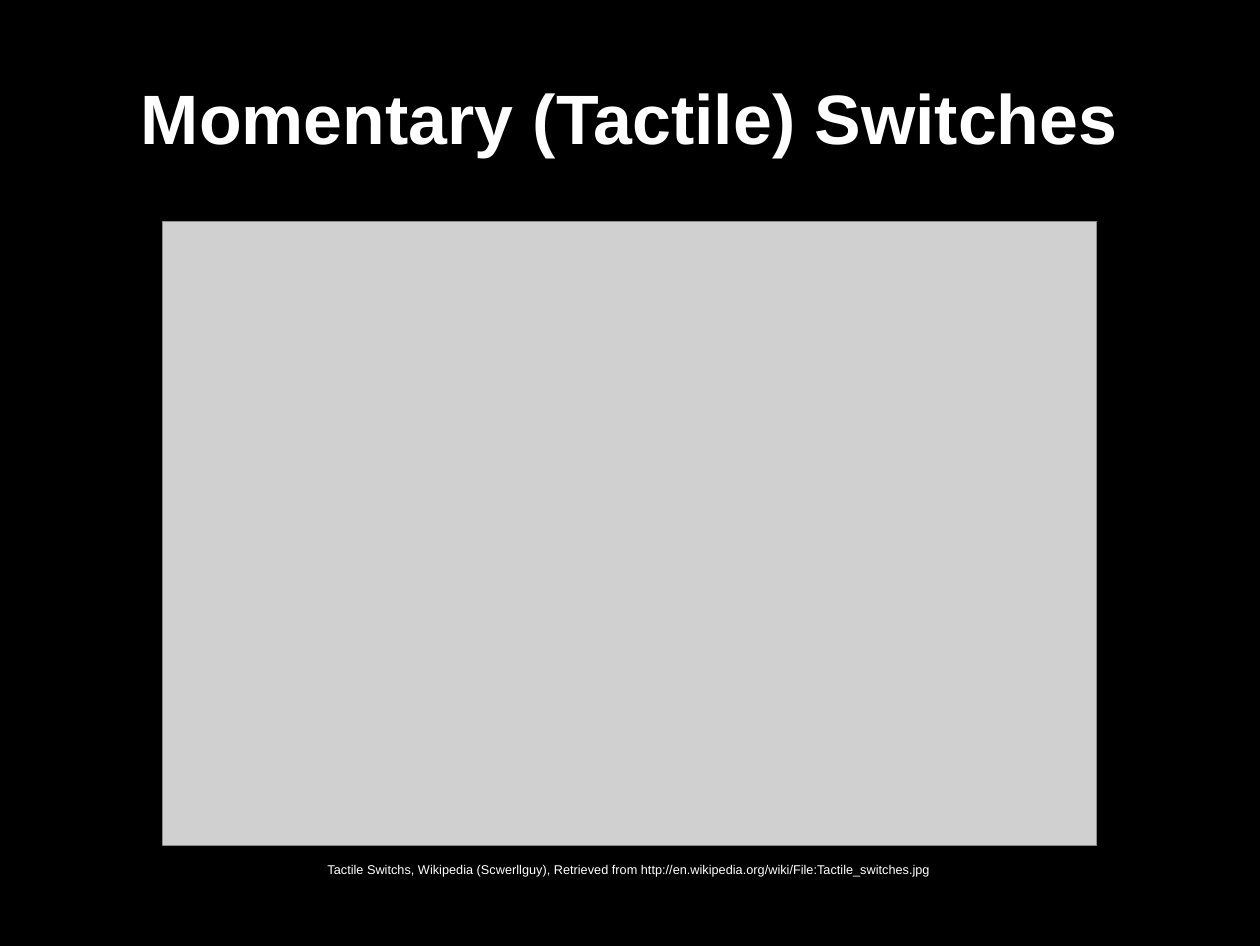
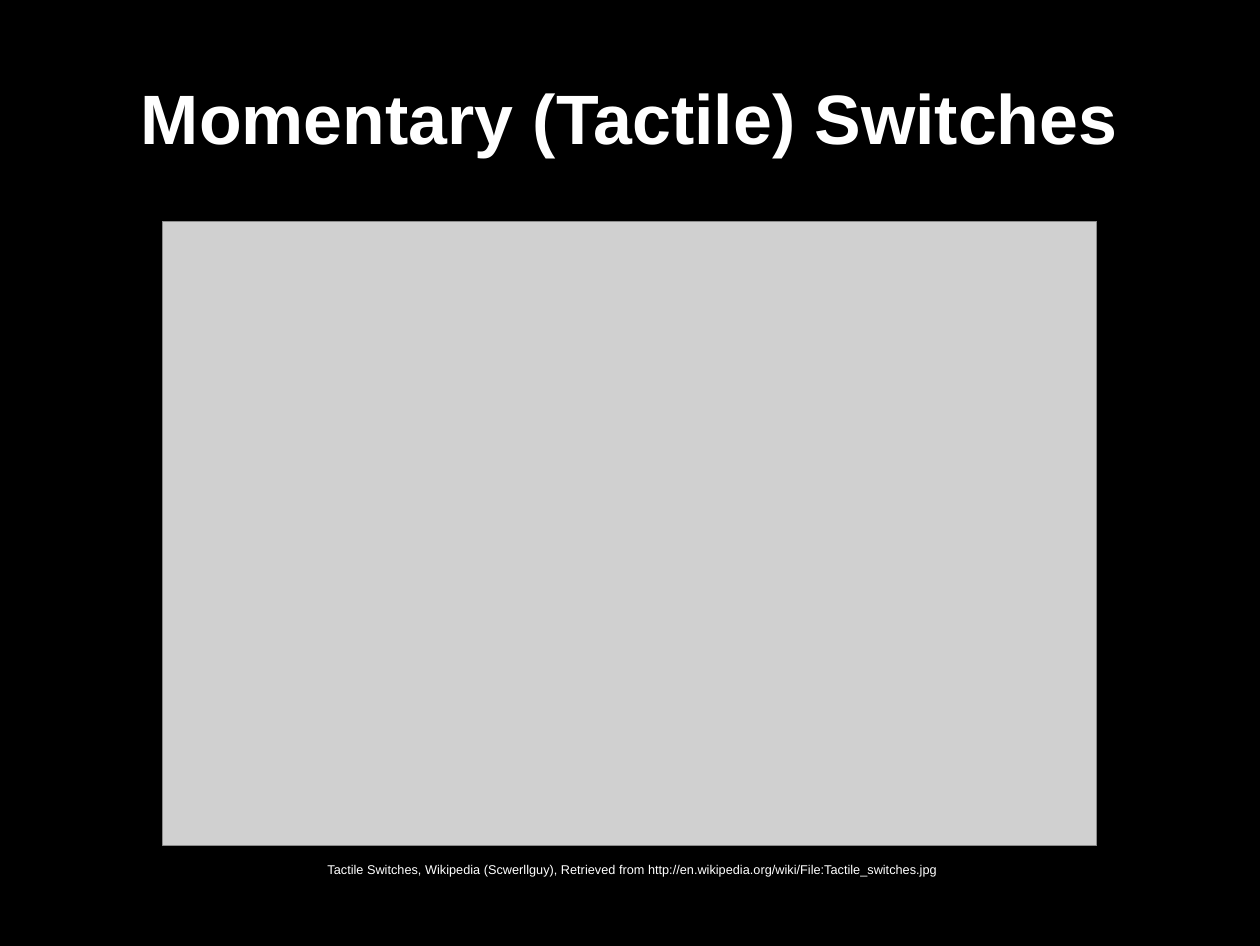
Before and after one commit to gaudeon/rpi_gpio_overview, a slide deck: slide 33 of slides/RPi GPIO Overview.odp (slide 28 before the commit). Drawn at 1260x946 pixels with LibreOffice and Linux fonts; fonts in the diff are those of the drawing; grey boxes stand for pictures. Boxes give left, top, right and bottom in pixels: in the first picture for what was removed or moved away, otherwise in the second. Text is boxed around its words. In the diff, an @@ line names an element or a change of style, - is before the commit and + after.

```diff
--- a/slides/RPi GPIO Overview.odp
+++ b/slides/RPi GPIO Overview.odp
@@ text at [327, 864, 937, 877]: text changed @@
-Tactile Switchs, Wikipedia (Scwerllguy), Retrieved from http://en.wikipedia.org/wiki/File:Tactile_switches.jpg
+Tactile Switches, Wikipedia (Scwerllguy), Retrieved from http://en.wikipedia.org/wiki/File:Tactile_switches.jpg
```
Also in this commit, not shown: 6 other slides changed, 7 slides added.
